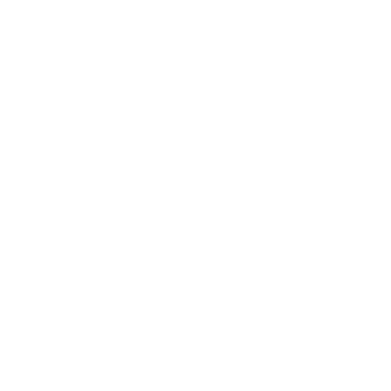
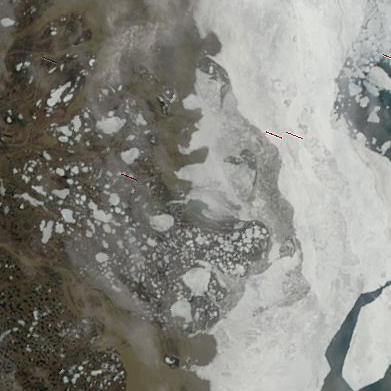
Layers edited between the first and the second 391x391 image:
added layer "108_beaufort_sea_100km_20030621.terra.truecolor.250m" above "Background" over [0, 0, 391, 391]
